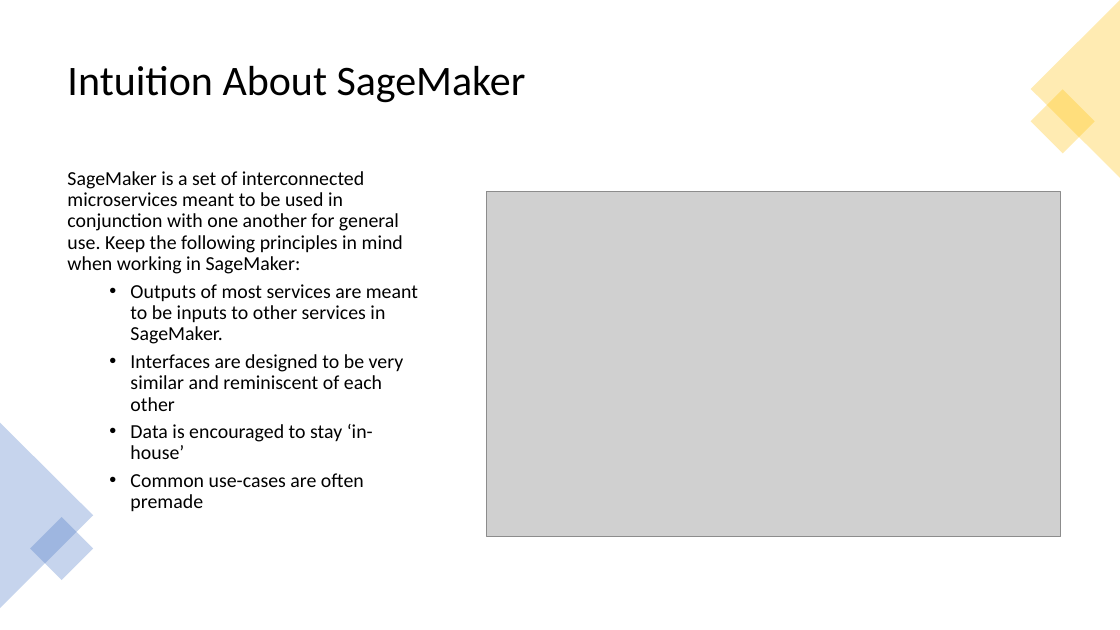
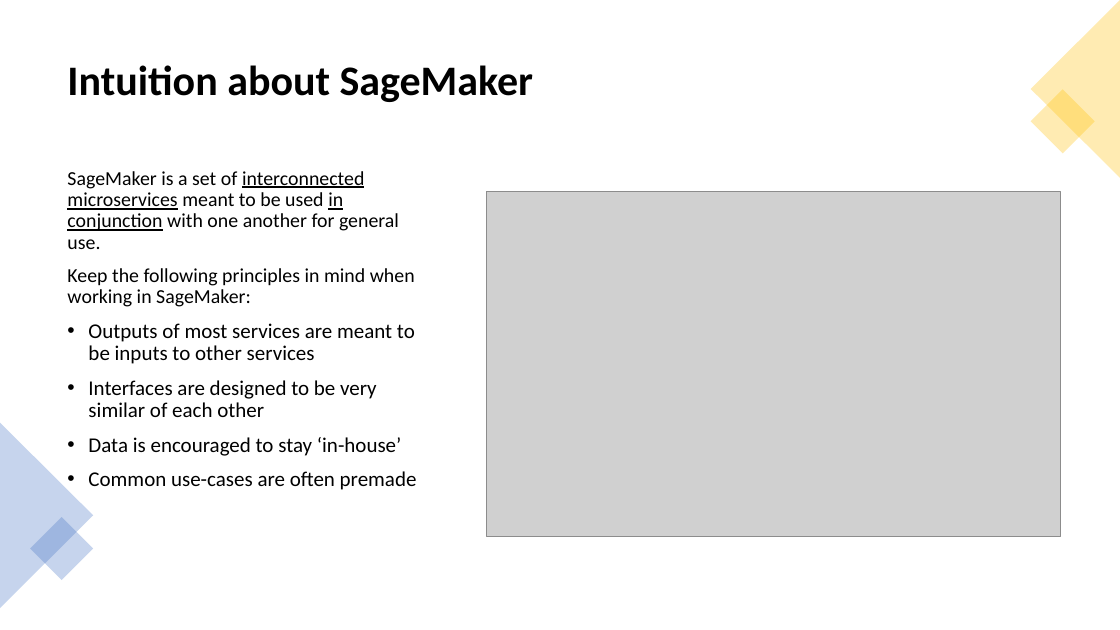
Before and after one commit to shaunkhoo/cloud-foundations, a slide deck: slide 4 of session9/cloud-foundations-sagemaker.pptx. Drawn at 1120x630 pixels with LibreOffice and Linux fonts; fonts in the diff are those of the drawing; grey boxes stand for pictures. Boxes give left, top, right and bottom in pixels: in the first picture for what was removed or moved away, otherwise in the second. Text is boxed around its words. In the diff, an @@ line names an element or a change of style, - is before the commit and + after.

Commit message:
Upload data

```diff
--- a/session9/cloud-foundations-sagemaker.pptx
+++ b/session9/cloud-foundations-sagemaker.pptx
@@ title at (x1=67, y1=65, x2=534, y2=102): text changed; bold on @@
-Intuition About SageMaker
+Intuition about SageMaker
@@ text at (x1=67, y1=171, x2=415, y2=417): text changed @@
-SageMaker is a set of interconnected microservices meant to be used in conjunction with one another for general use. Keep the following principles in mind when working in SageMaker:
-  • Outputs of most services are meant to be inputs to other services in SageMaker.
-  • Interfaces are designed to be very similar and reminiscent of each other
+SageMaker is a set of interconnected microservices meant to be used in conjunction with one another for general use.
+Keep the following principles in mind when working in SageMaker:
+• Outputs of most services are meant to be inputs to other services
+• Interfaces are designed to be very similar of each other
@@ text at (x1=88, y1=437, x2=417, y2=490): size 17 to 18 pt in "Data is encouraged to stay ‘in-house’", "Common use-cases are often premade"; list level 2 to 1 in "Data is encouraged to stay ..."; list level 2 to 1 in "Common use-cases are often premade" @@
```
Also in this commit, not shown: 12 other slides changed, 3 slides added, 4 slides removed, 3 other files.
